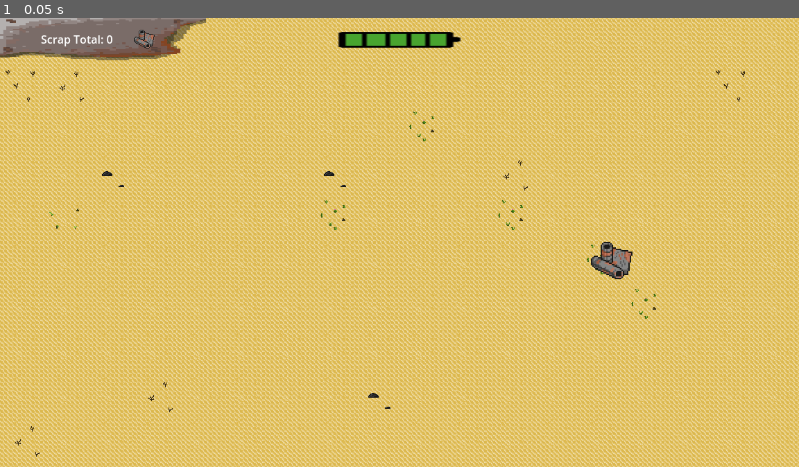
Above: before the commit, frame 1.
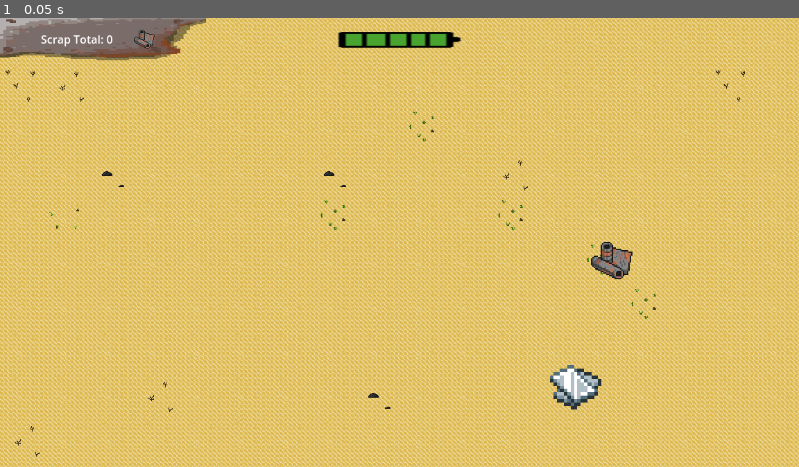
Above: after the commit, the same moment.

Repository: dbrogen/JawaGame
Game: Godot game, scene res://Scenes/Exploration/desert_dunes.tscn
The game is run twice, just before and just after one commit, with the same random seed, the same clock (stepped at 60 frames per second) and the same inputs. The project has no main scene, so this scene is started directly.
Inputs:
- Up to frame 1 (0.05 s): no input

The runs differ from the first frame. In frame 1, 0.4% of the frame differs, in the area x 68-76%, y 77-88%.

Commit message:
Added a fancy version of the scrap
fancy scrap is worth 2 points

Diff:
--- a/jawa-game/Scenes/Exploration/desert_dunes.tscn
+++ b/jawa-game/Scenes/Exploration/desert_dunes.tscn
@@ -1,8 +1,9 @@
-[gd_scene load_steps=6 format=4 uid="uid://f1o67c21tahp"]
+[gd_scene load_steps=7 format=4 uid="uid://f1o67c21tahp"]
 
 [ext_resource type="Texture2D" uid="uid://dh26q5w7mrysb" path="res://Art Assets/Tilemaps/Sand_tiles2.png" id="1_gtw8v"]
 [ext_resource type="PackedScene" uid="uid://cggsm67pmb2w7" path="res://Scenes/hud.tscn" id="2_ryqqg"]
 [ext_resource type="PackedScene" uid="uid://cchc6i0a5paho" path="res://Scenes/Exploration/scrap.tscn" id="3_v6ot0"]
+[ext_resource type="PackedScene" uid="uid://cl1xkew4jpagx" path="res://Scenes/Exploration/fancy_scrap.tscn" id="4_1ppon"]
 
 [sub_resource type="TileSetAtlasSource" id="TileSetAtlasSource_gtw8v"]
 texture = ExtResource("1_gtw8v")
@@ -54,4 +55,7 @@
 [node name="Scrap" parent="." instance=ExtResource("3_v6ot0")]
 position = Vector2(882, 349)
 
+[node name="Fancy Scrap" parent="." instance=ExtResource("4_1ppon")]
+position = Vector2(830, 533)
+
 [editable path="HUD"]
--- /dev/null
+++ b/jawa-game/Scenes/Exploration/fancy_scrap.gd
@@ -0,0 +1,3 @@
+extends Node2D
+
+@export var points: int = 2;
--- /dev/null
+++ b/jawa-game/Scenes/Exploration/fancy_scrap.tscn
@@ -0,0 +1,19 @@
+[gd_scene load_steps=4 format=3 uid="uid://cl1xkew4jpagx"]
+
+[ext_resource type="Script" uid="uid://ctqfksa4qbp36" path="res://Scenes/Exploration/fancy_scrap.gd" id="1_x2bs2"]
+[ext_resource type="Texture2D" uid="uid://butaufarry84j" path="res://Art Assets/metal_scrap1 .png" id="2_x2bs2"]
+
+[sub_resource type="RectangleShape2D" id="RectangleShape2D_x2bs2"]
+size = Vector2(63, 58)
+
+[node name="Fancy Scrap" type="Node2D"]
+script = ExtResource("1_x2bs2")
+
+[node name="Sprite2D" type="Sprite2D" parent="."]
+texture = ExtResource("2_x2bs2")
+
+[node name="Hitbox" type="Area2D" parent="."]
+
+[node name="Collider" type="CollisionShape2D" parent="Hitbox"]
+position = Vector2(-0.5, 0)
+shape = SubResource("RectangleShape2D_x2bs2")
Not shown, added: jawa-game/Scenes/Exploration/fancy_scrap.gd.uid
